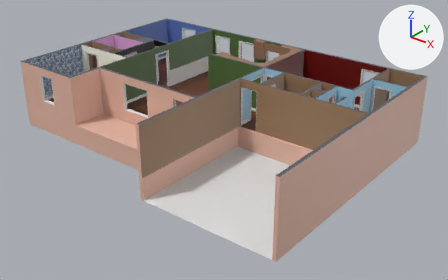
Renders of the Blender file house.blend from each side of a commit.
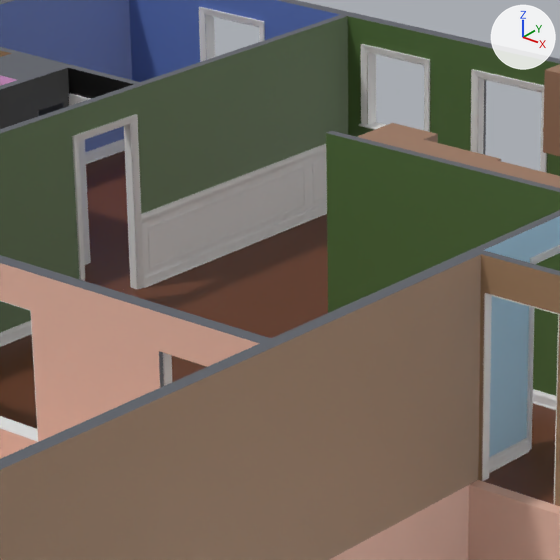
Each version is shown whole from a camera (50 mm lens) standing at (25.88, -16.59, 13.13) and looking at (9.26, 4.18, 0.25), then close up on the part from 31% to 57% of the width and 9% to 51% of the height. The lights are fixed; the arrows at upper right show +X, +Y and +Z. The last two pictures show the newer version.
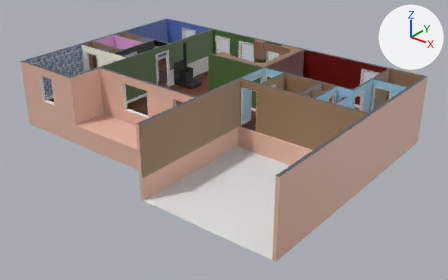
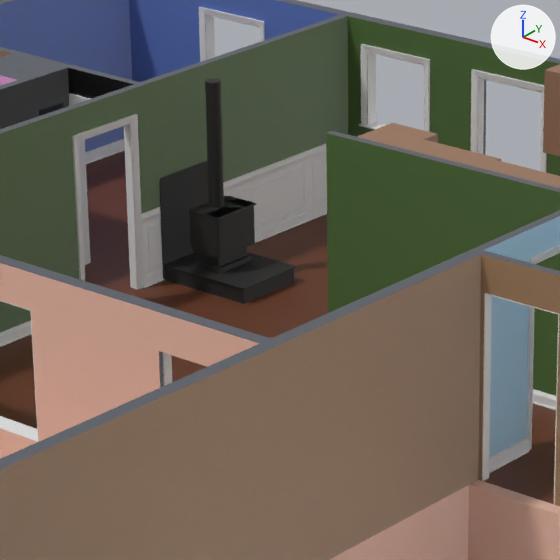
What differs and where, as boxes (x1, y1, x2, y2) in the close-ups (560 x 560 px):
'Cube.023', added (black): after (160, 161, 209, 279)
'Cube.028', added (black): after (191, 197, 255, 258)
'Cube.025', added (black): after (165, 252, 296, 289)
'Cylinder', added (black): after (205, 78, 224, 208)
'Cube.024', added (black): after (165, 266, 294, 304)
'Cube.029', added (black): after (191, 196, 256, 219)
'Cube.027', added (black): after (197, 247, 247, 267)
'Cube.026', added: after (195, 254, 252, 274)
'Cube.030', added: after (189, 196, 229, 246)

Edits to the bpy script that builds the scene:
```text
Add ob_cylinder:
    ob_cylinder = bpy.data.objects.new('Cylinder', me_cylinder)  # 64 vertices, 34 faces; spans x -0.3..0.3, y -0.3..0.3, z -0.3..4.88; in mat_matte_black (black #222222)
    ob_cylinder.location = (4.22, 7.12, 1.98)
    ob_cylinder.scale = (0.281, 0.281, 0.281)
Add ob_cube_030:
    ob_cube_030 = bpy.data.objects.new('Cube.030', me_cube_030)  # a box spanning x -0.203..-0.152, y -0.293..0.316, z 0.188..0.619; in mat_matte_black (black #222222)
    ob_cube_030.location = (4.28, 7.12, 1.28)
Add ob_cube_029:
    ob_cube_029 = bpy.data.objects.new('Cube.029', me_cube_029)  # 16 vertices, 10 faces; spans x -0.049..0.36, y -0.314..0.0, z 0.455..0.464; in mat_matte_black (black #222222); modifiers MIRROR
    ob_cube_029.location = (4.17, 7.14, 1.41)
    ob_cube_029.scale = (1.04, 1.04, 1.04)
Add ob_cube_028:
    ob_cube_028 = bpy.data.objects.new('Cube.028', me_cube_028)  # 16 vertices, 10 faces; spans x -0.062..0.322, y -0.304..0.0, z 0.0..0.464; in mat_matte_black (black #222222); modifiers MIRROR
    ob_cube_028.location = (4.18, 7.14, 1.41)
    ob_cube_028.scale = (1.04, 1.04, 1.04)
Add ob_cube_027:
    ob_cube_027 = bpy.data.objects.new('Cube.027', me_cube_027)  # 16 vertices, 10 faces; spans x -0.062..0.322, y -0.304..0.0, z 0.0..0.247; in mat_matte_black (black #222222); modifiers MIRROR
    ob_cube_027.location = (4.18, 7.14, 1.21)
    ob_cube_027.scale = (0.821, 0.821, 0.821)
Add ob_cube_026:
    ob_cube_026 = bpy.data.objects.new('Cube.026', me_cube_026)  # 32 vertices, 22 faces; spans x -0.051..0.305, y -0.292..0.0, z 0.0..0.063; in mat_matte_black (black #222222); modifiers MIRROR
    ob_cube_026.location = (4.18, 7.14, 1.21)
Add ob_cube_025:
    ob_cube_025 = bpy.data.objects.new('Cube.025', me_cube_025)  # 56 vertices, 54 faces; spans x -0.006..0.006, y -0.457..0.457, z -0.61..0.61; in mat_matte_black (black #222222); modifiers SUBSURF
    ob_cube_025.location = (4.4, 7.14, 1.2)
    ob_cube_025.rotation_euler = (0.0, -1.571, 0.0)  # degrees (0, -90, 0)
Add ob_cube_024:
    ob_cube_024 = bpy.data.objects.new('Cube.024', me_cube_018)  # a box spanning x -0.465..0.465, y -0.335..0.335, z -0.071..0.071; in mat_matte_black (black #222222)
    ob_cube_024.location = (4.38, 7.14, 1.11)
    ob_cube_024.scale = (1.29, 1.29, 1.29)
Add ob_cube_023:
    ob_cube_023 = bpy.data.objects.new('Cube.023', me_cube_008)  # 56 vertices, 54 faces; spans x -0.006..0.006, y -0.457..0.457, z -0.61..0.61; in mat_matte_black (black #222222); modifiers SUBSURF
    ob_cube_023.location = (3.78, 7.14, 1.63)
```
